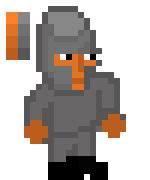
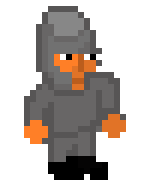
Before/after of a 150 × 180 layered artwork. What changed in the layer stack:
painted on "arms" over [left=24, top=114, right=126, bottom=144]
painted on "legs" over [left=48, top=174, right=54, bottom=180]
painted on "Head" over [left=6, top=12, right=96, bottom=72]
